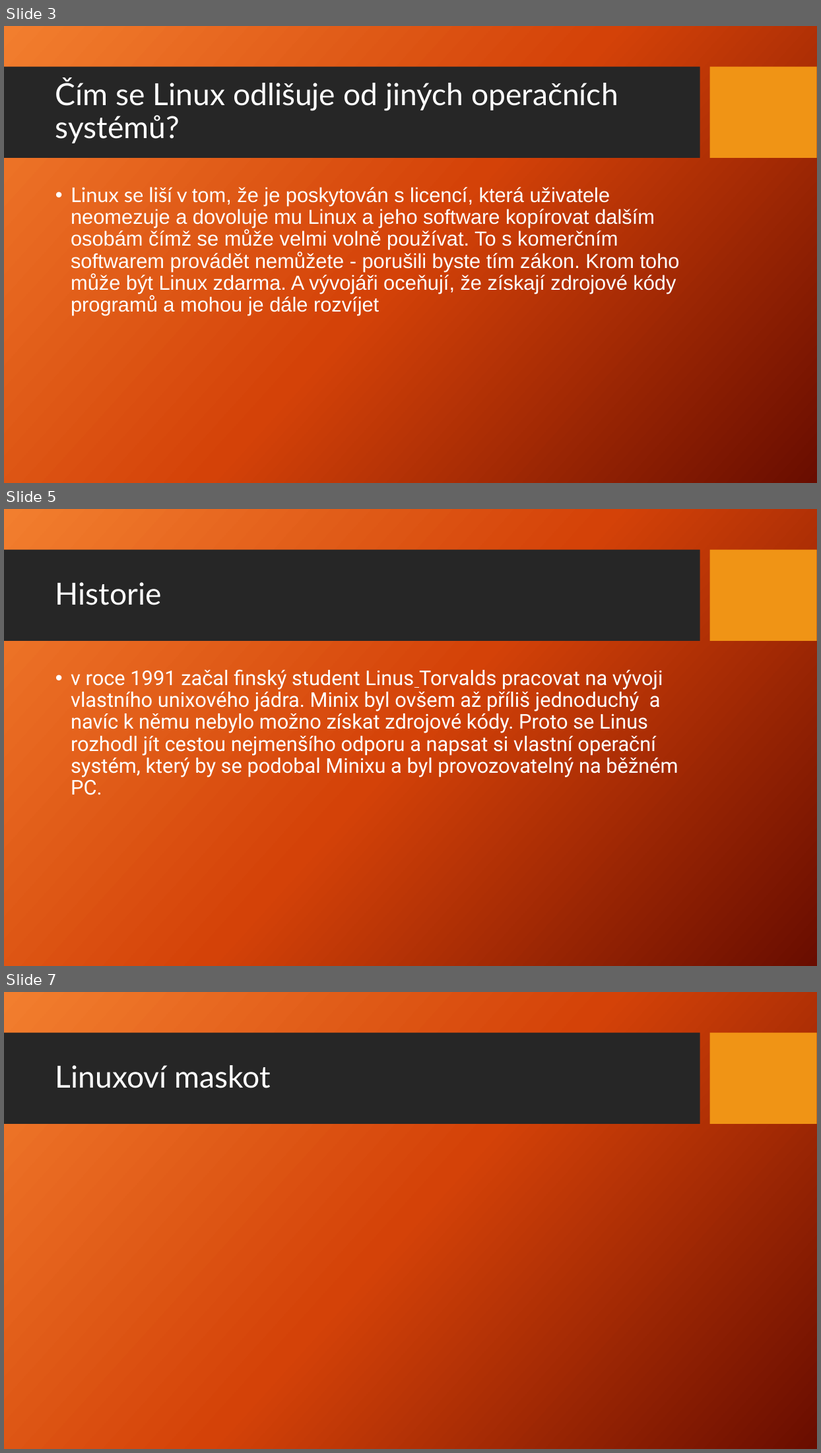
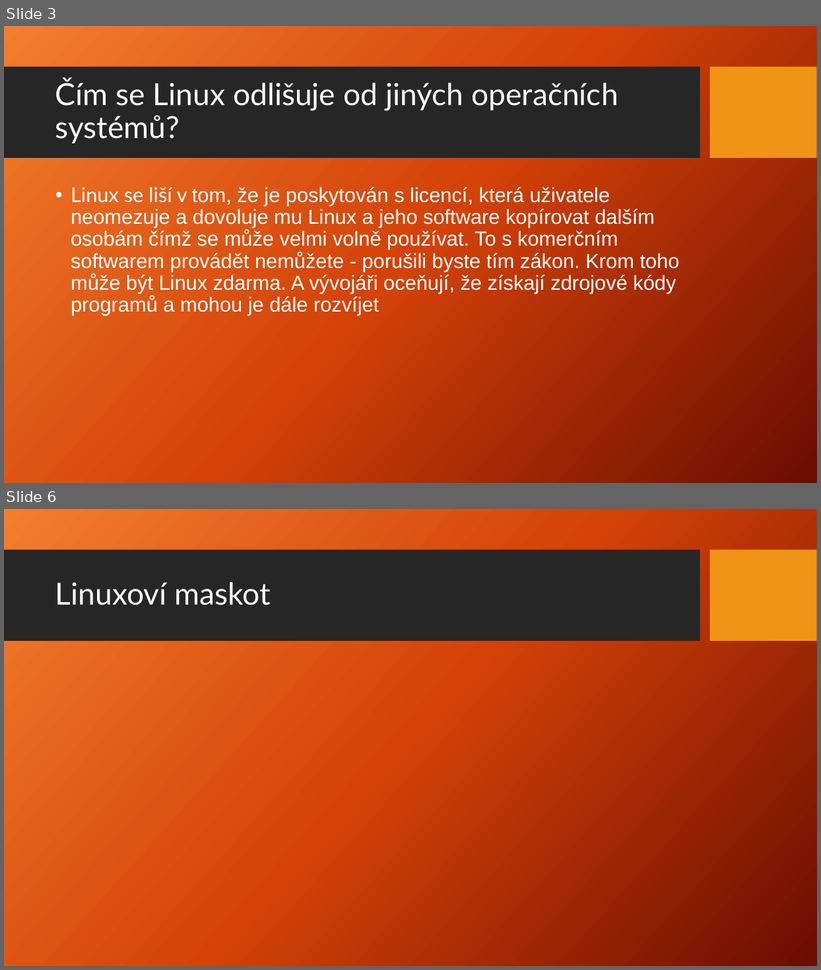
Before and after one commit to Jakub-Benes/Prezentace, a slide deck: Linux.pptx. Shown one above the other, each under a label of ours: slides 3, 5 and 7 before the commit, slides 3 and 6 after it; the slides between them are not shown. The pictures are 821x1453 and 821x970 pixels, drawn with LibreOffice and Linux fonts; fonts in the diff are those of the drawing; background and template pictures are left out. Boxes give left, top, right and bottom in pixels: in the first picture for what was removed or moved away, otherwise in the second. Text is boxed around its words. In the diff, an @@ line names an element or a change of style, - is before the commit and + after.

```diff
--- a/Linux.pptx
+++ b/Linux.pptx
@@ slide 5 removed at (x1=4, y1=509, x2=817, y2=966), background picture (left out); not listed: 2 template elements that a slide beside it also shows @@
@@ title removed at (x1=55, y1=582, x2=162, y2=605) @@
-Historie
@@ text removed at (x1=71, y1=669, x2=678, y2=795) @@
-• v roce 1991 začal finský student Linus Torvalds pracovat na vývoji vlastního unixového jádra. Minix byl ovšem až příliš jednoduchý a navíc k němu nebylo možno získat zdrojové kódy. Proto se Linus rozhodl jít cestou nejmenšího odporu a napsat si vlastní operační systém, který by se podobal Minixu a byl provozovatelný na běžném PC.
@@ what was slide 7 is now slide 6 @@
```
Also in this commit, not shown: 5 slides changed, 2 slides added.
